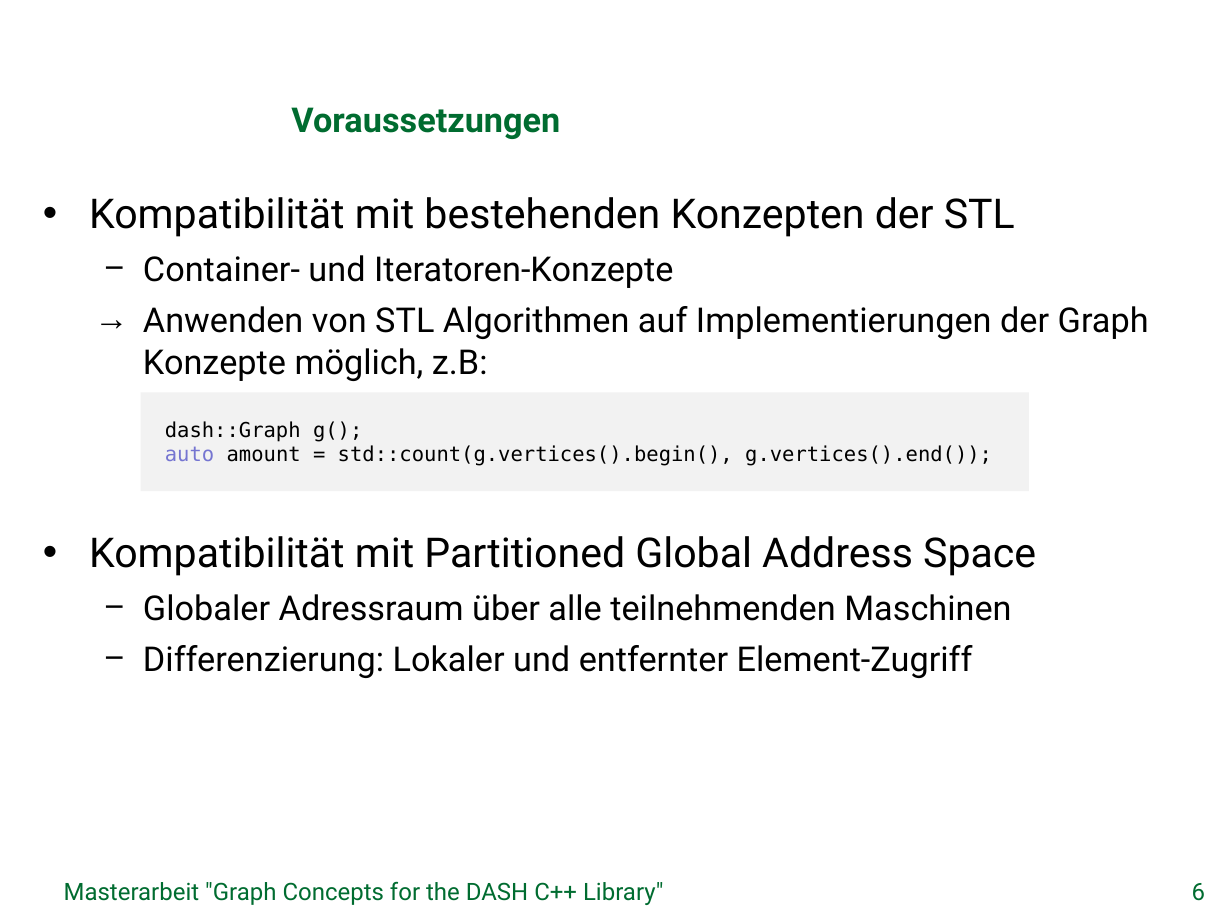
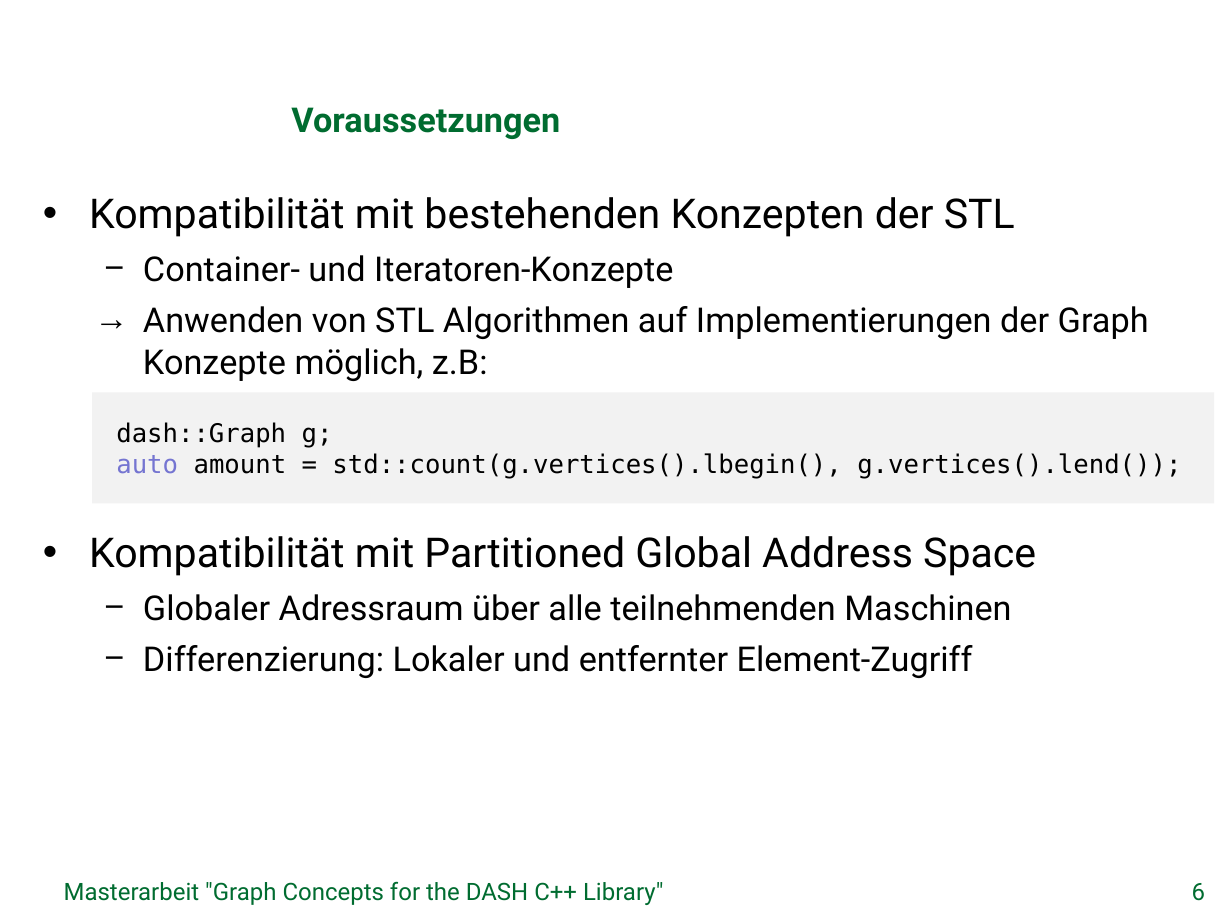
Before and after one commit to stiefn/dyn-data-structures-thesis, a slide deck: slide 6 of Folien/Abschlusssvortrag_Stefan_Effenberger.pptx. Drawn at 1232x924 pixels with LibreOffice and Linux fonts; fonts in the diff are those of the drawing; background and template pictures are left out. Boxes give left, top, right and bottom in pixels: in the first picture for what was removed or moved away, otherwise in the second. Text is boxed around its words. In the diff, an @@ line names an element or a change of style, - is before the commit and + after.

```diff
--- a/Folien/Abschlusssvortrag_Stefan_Effenberger.pptx
+++ b/Folien/Abschlusssvortrag_Stefan_Effenberger.pptx
@@ rectangle "dash::Graph g;": place and size @@
-rectangle "dash::Graph g;" at [140, 392, 1029, 490]
+rectangle "dash::Graph g;" at [92, 392, 1215, 503]
@@ text in rectangle at [116, 422, 1181, 478]: text changed; size 12 to 15 pt @@
-dash::Graph g();
-auto amount = std::count(g.vertices().begin(), g.vertices().end());
+dash::Graph g;
+auto amount = std::count(g.vertices().lbegin(), g.vertices().lend());
```
Also in this commit, not shown: 9 other slides changed, 1 slide removed.
